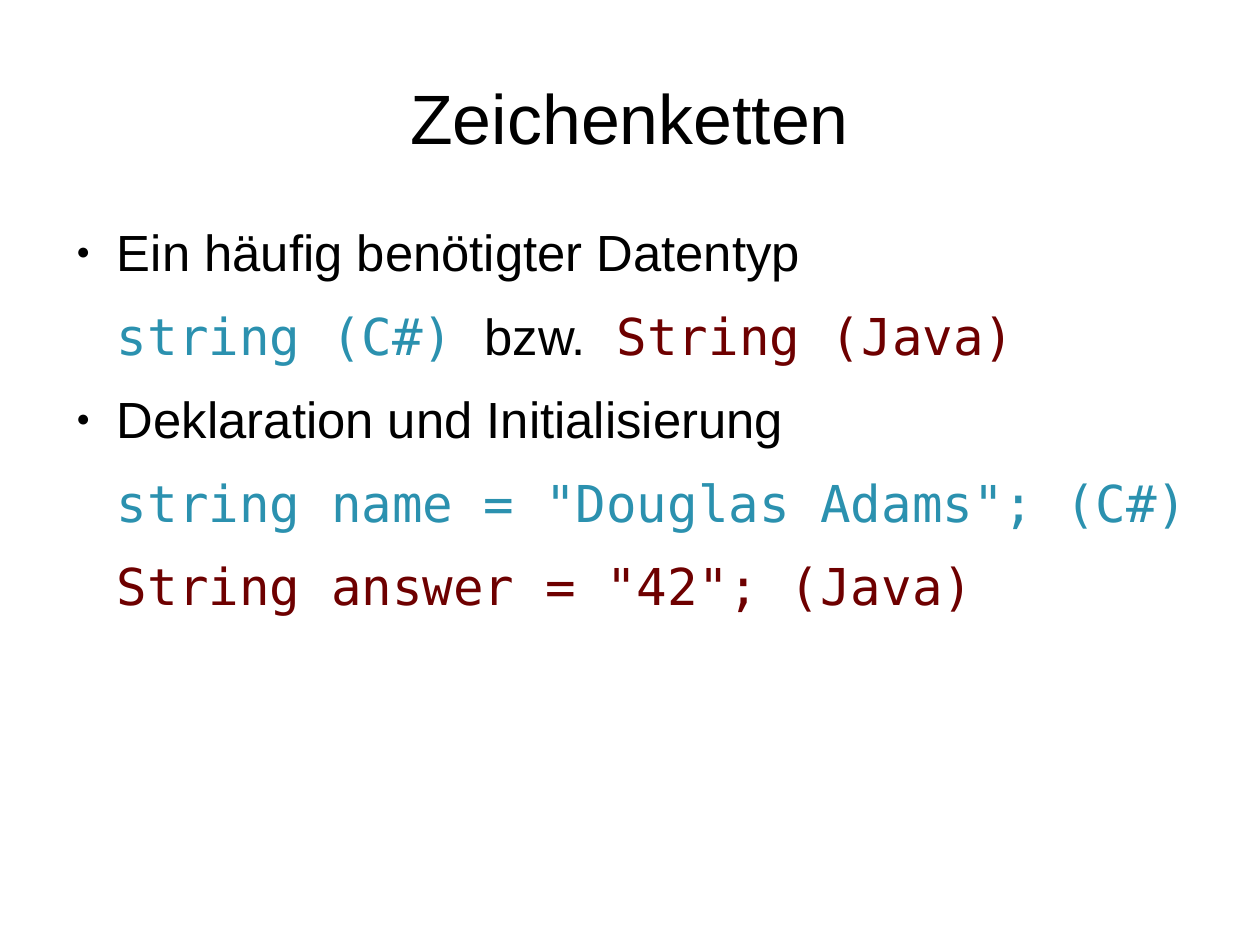
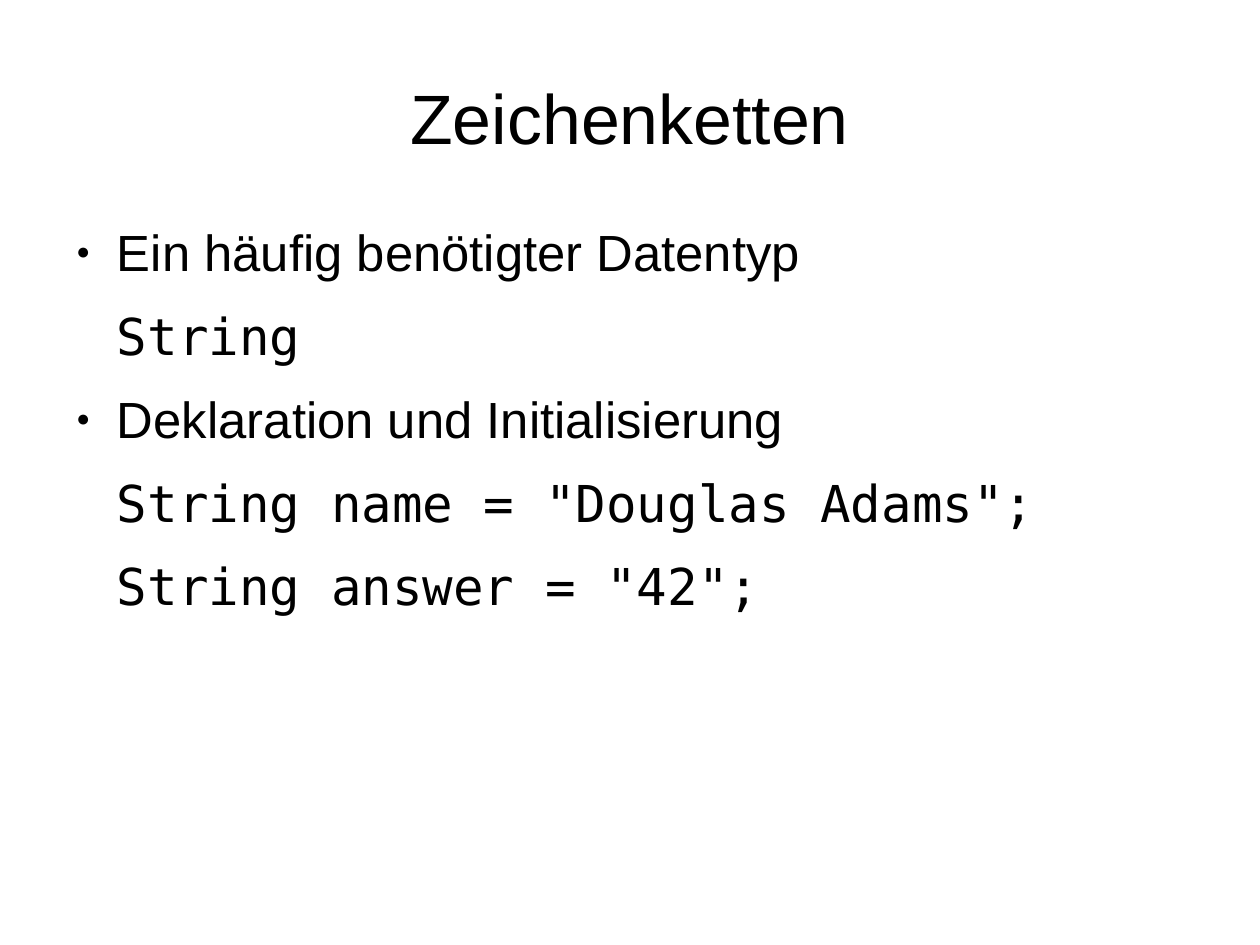
Before and after one commit to phdu/vorkurs, a slide deck: slide 15 of Tag_1/folien_tag_1.odp. Drawn at 1260x945 pixels with LibreOffice and Linux fonts; fonts in the diff are those of the drawing. Boxes give left, top, right and bottom in pixels: in the first picture for what was removed or moved away, otherwise in the second. Text is boxed around its words. In the diff, an @@ line names an element or a change of style, - is before the commit and + after.

```diff
--- a/Tag_1/folien_tag_1.odp
+++ b/Tag_1/folien_tag_1.odp
@@ text at (117,316,300,366): text changed; text colour #6E0000 to #000000 @@
-string (C#) bzw. String (Java)
+String
@@ text at (117,483,1034,616): text changed; text colour #2B91AF to #000000 @@
-string name = "Douglas Adams"; (C#)
-String answer = "42"; (Java)
+String name = "Douglas Adams";
+String answer = "42";
```
Also in this commit, not shown: 11 other slides changed.
